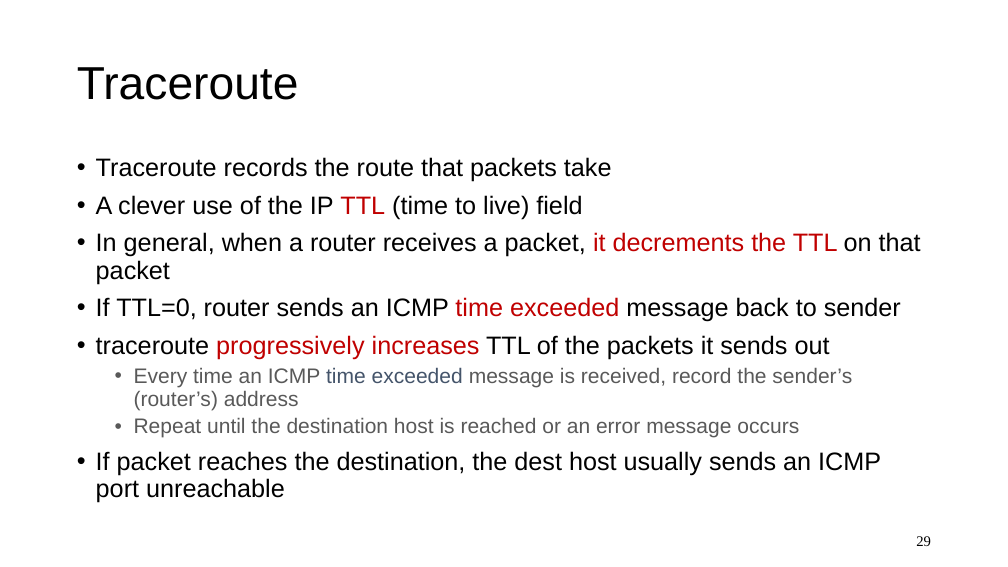
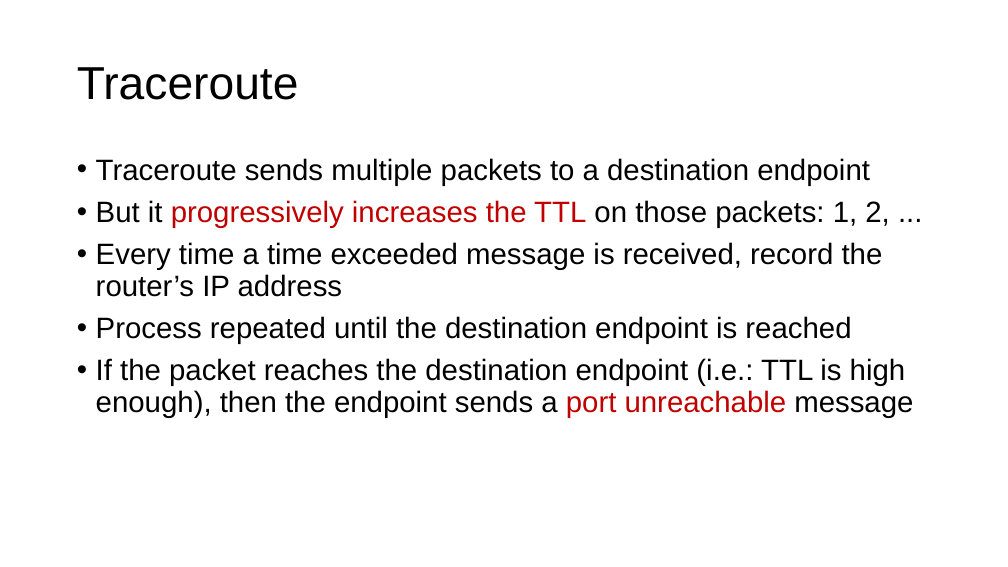
Before and after one commit to ngsrinivas/coursegen, a slide deck: slide 28 of ex/352-S21/staging/352-S21/lectures/network-protocols-1.pptx (slide 29 before the commit). Drawn at 1008x567 pixels with LibreOffice and Linux fonts; fonts in the diff are those of the drawing. Boxes give left, top, right and bottom in pixels: in the first picture for what was removed or moved away, otherwise in the second. Text is boxed around its words. In the diff, an @@ line names an element or a change of style, - is before the commit and + after.

Commit message:
Lecture 16

```diff
--- a/ex/352-S21/staging/352-S21/lectures/network-protocols-1.pptx
+++ b/ex/352-S21/staging/352-S21/lectures/network-protocols-1.pptx
@@ text at <box>96,158,913,418</box>: text changed; size 24 to 28 pt @@
-• Traceroute records the route that packets take
-• A clever use of the IP TTL (time to live) field
-• In general, when a router receives a packet, it decrements the TTL on that packet
-• If TTL=0, router sends an ICMP time exceeded message back to sender
-• traceroute progressively increases TTL of the packets it sends out
-  • Every time an ICMP time exceeded message is received, record the sender’s (router’s) address
-  • Repeat until the destination host is reached or an error message occurs
-• If packet reaches the destination, the dest host usually sends an ICMP port unreachable
+• Traceroute sends multiple packets to a destination endpoint
+• But it progressively increases the TTL on those packets: 1, 2, ...
+• Every time a time exceeded message is received, record the router’s IP address
+• Process repeated until the destination endpoint is reached
+• If the packet reaches the destination endpoint (i.e.: TTL is high enough), then the endpoint sends a port unreachable message
@@ page number removed at <box>916,536,931,546</box> @@
-29
```
Also in this commit, not shown: 16 other slides changed, 9 slides added, 9 slides removed, 1 other file.
